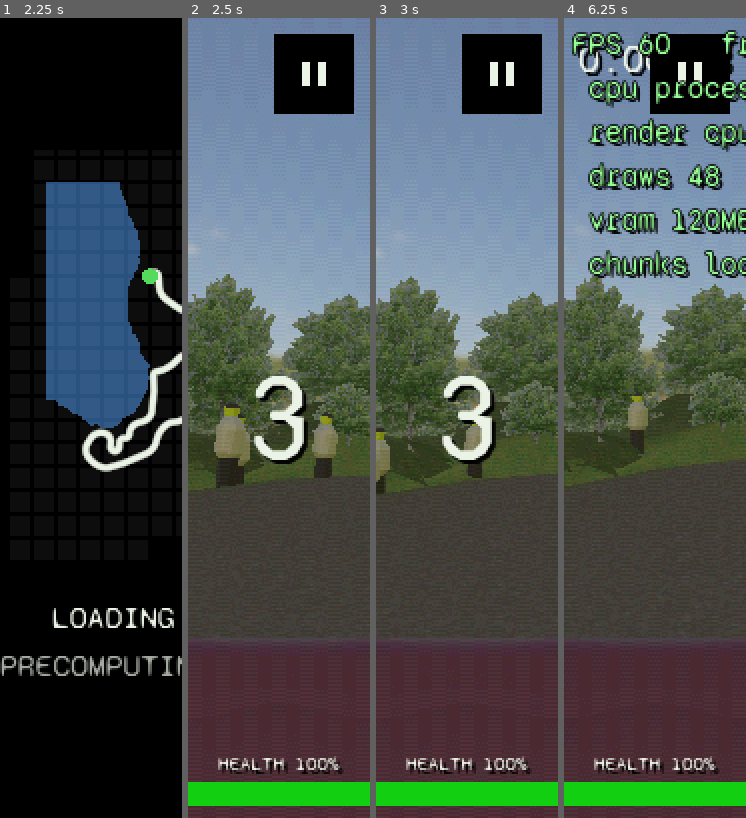
Above: before the commit, frames 1-4 (left to right).
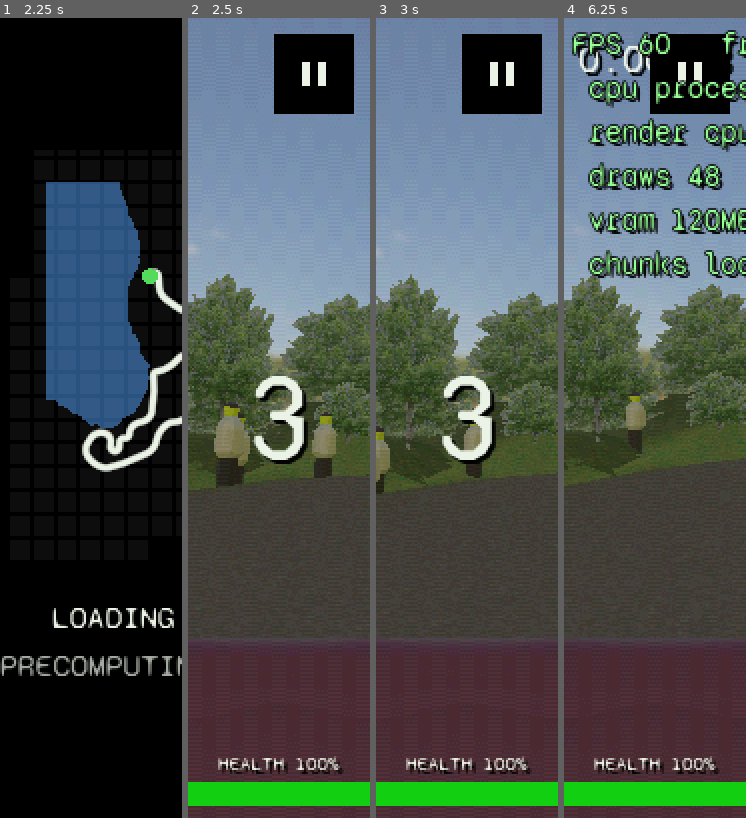
Above: after the commit, the same moments.

Repository: felixxwu/TAPPA
Game: Godot game, scene res://main.tscn
The game is run twice, just before and just after one commit, with the same random seed, the same clock (stepped at 60 frames per second) and the same inputs. This scene is started directly instead of the project's main scene.
Inputs (mouse positions are in pixels of both pictures, inside the frame that each line leads up to):
- Up to frame 1 (2.25 s): tap Enter (menu_select) at 0.5 s; move the mouse to (131, 378) at 0.52 s; hold Right (menu_right) 0.53-1.25 s; tap C (cycle_camera) at 0.6 s; click (131, 378) at 0.67 s; click (125, 74) at 1.25 s; tap R (reset_car) at 2 s; drag from (54, 458) to (81, 578) at 2.02 s
- Up to frame 2 (2.5 s): no input
- Up to frame 3 (3 s): move the mouse to (485, 242) at 2.77 s; hold Right (menu_right) from 2.78 s (still down); tap P (toggle_perf_overlay) at 2.85 s
- Up to frame 4 (6.25 s): release Right (menu_right) at 3.5 s; drag from (645, 578) to (600, 298) at 3.52 s; move the mouse to (709, 538) at 4.27 s; hold Left (menu_left) 4.28-5 s; tap Alt at 4.35 s; drag from (600, 298) to (627, 218) at 5.02 s; move the mouse to (664, 418) at 5.77 s; hold S (brake_reverse) from 5.78 s (still down); tap K at 5.85 s; click (664, 418) at 5.92 s

Frame 1 is identical in both runs. In frame 2, 2.2% of the frame differs, in the area x 0-100%, y 32-59%; in frame 3, 3.0%; in frame 4, 5.8%, in the area x 0-100%, y 32-58%.

Commit message:
Speed up terrain carve pass with packed arrays and per-row disc clamping

Diff:
--- a/project.godot
+++ b/project.godot
@@ -16,6 +16,19 @@
 config/features=PackedStringArray("4.6", "GL Compatibility")
 config/icon="res://icon.svg"
 
+[audio]
+
+; Web exports are single-threaded (thread_support=false): audio is mixed on the
+; MAIN thread, interleaved with the game loop, instead of on a dedicated audio
+; thread like desktop. With the aggressive 30 fps thermal cap on mobile/web
+; (target_fps_mobile, see world.gd / game_config.gd) the main thread sleeps
+; ~33 ms between frames, so the default 15 ms output buffer drains and underruns
+; -> audible crackle/breakup. A larger latency gives the buffer enough slack to
+; survive the gap between frame-driven refills. Only the .web override changes;
+; desktop keeps Godot's tight default.
+driver/output_latency=15
+driver/output_latency.web=120
+
 [autoload]
 
 Config="*res://scripts/config.gd"
--- a/scripts/terrain_manager.gd
+++ b/scripts/terrain_manager.gd
@@ -12,7 +12,10 @@
 const CELL_M := 1.0                          # grid cell size (PS1 low-poly terrain)
 const SAMPLES := int(CHUNK_M / CELL_M) + 1   # 51 height vertices per edge
 const RADIUS := 3                            # ring radius -> (2*RADIUS+1)^2 = 7x7
-const ROAD_SAMPLE_STEP_M := 0.25        # centerline sampling density for bake_road
+# Centerline sampling density for the road flatten pass. Cells are CELL_M (1 m)
+# wide and each cell takes its nearest sample's height, so sampling finer than the
+# grid just re-picks the same cell many times; 1 m matches the grid.
+const ROAD_SAMPLE_STEP_M := 1.0
 # Cliffs & drops (features/terrain.md). The cliff pass walks the centerline coarser
 # than the road (camber varies over cliff_wavelength_m ≫ a cell, and the stamp band
 # is ~10-20× wider), so the sample density is the main cost lever.
@@ -621,6 +624,13 @@
 	# fills 0.5 -> 1. So the preview line keeps advancing through the cliff pass instead
 	# of sitting full-white while it runs.
 	var flatten_ceiling := 0.5 if _cliffs_active() else 1.0
+	# Each grid point near the road is touched by ~(2·reach/ROAD_SAMPLE_STEP_M)
+	# overlapping stamp boxes, but only its NEAREST centerline sample decides its
+	# fields. So the walk stores just the nearest sample's payload (height / tarmac)
+	# keyed by squared distance — no per-stamp ramp, no sqrt — and the blend ramp is
+	# computed ONCE per touched point in the finalize pass below. `outer_sq` rejects
+	# out-of-band cells (smooth_ramp is 0 at/beyond outer) without a sqrt.
+	var outer_sq := outer * outer
 	for i in range(1, poly.size()):
 		if i % yield_stride == 0:
 			# Report carve progress (fraction of the centerline flattened so far) and,
@@ -646,23 +656,28 @@
 			var cbz := floori(p.y / CELL_M)
 			for dz in range(-reach, reach + 1):
 				for dx in range(-reach, reach + 1):
-					# Vertex (grid point) -> height field.
+					# Vertex (grid point) -> nearest sample's height (ramp deferred).
 					var v := Vector2i(vbx + dx, vbz + dz)
-					var dv := Vector2(v.x * CELL_M, v.y * CELL_M).distance_to(p)
-					var wv := smooth_ramp(dv, inner, outer)
-					if wv > 0.0 and (not v_best.has(v) or dv < v_best[v]):
-						v_best[v] = dv
+					var dvx := v.x * CELL_M - p.x
+					var dvz := v.y * CELL_M - p.y
+					var dvsq := dvx * dvx + dvz * dvz
+					if dvsq < outer_sq and (not v_best.has(v) or dvsq < v_best[v]):
+						v_best[v] = dvsq
 						rh[v] = y
-						rb[v] = wv
-					# Cell (centre) -> colour + surface fields (same nearest sample).
+					# Cell (centre) -> nearest sample's tarmac (colour ramp deferred).
 					var c := Vector2i(cbx + dx, cbz + dz)
-					var dc := Vector2((c.x + 0.5) * CELL_M, (c.y + 0.5) * CELL_M).distance_to(p)
-					var wc := smooth_ramp(dc, inner, outer)
-					if wc > 0.0 and (not c_best.has(c) or dc < c_best[c]):
-						c_best[c] = dc
-						tw[c] = wc
+					var dcx := (c.x + 0.5) * CELL_M - p.x
+					var dcz := (c.y + 0.5) * CELL_M - p.y
+					var dcsq := dcx * dcx + dcz * dcz
+					if dcsq < outer_sq and (not c_best.has(c) or dcsq < c_best[c]):
+						c_best[c] = dcsq
 						ts[c] = tarmac
 		dist_m += seg_len
+	# Finalize: one ramp evaluation per touched vertex / cell (was per stamp).
+	for v in v_best:
+		rb[v] = smooth_ramp(sqrt(v_best[v]), inner, outer)
+	for c in c_best:
+		tw[c] = smooth_ramp(sqrt(c_best[c]), inner, outer)
 	road_heights = rh
 	road_blend = rb
 	track_weights = tw
@@ -759,12 +774,43 @@
 	var reach := int(ceil(outer / CELL_M)) + 1
 	var camber_noise := _make_camber_noise()
 
-	var v_best: Dictionary = {}   # vertex -> nearest sample distance so far
-	var base: Dictionary = {}     # vertex -> side·camber·profile at the nearest sample
-	var buckets: Dictionary = {}  # vertex -> bitmask of occupied bearing buckets
+	var poly := centerline.tessellate()
+	# The stamp touches a huge disc per sample (reach ≈ cliff_run + cliff_fade + band,
+	# tens of cells), and every touched vertex is hit by dozens of overlapping samples.
+	# Vector2i-keyed Dictionaries made each of those millions of touches a hash lookup;
+	# back the three fields with FLAT packed arrays indexed over the track's bounding
+	# box instead, turning every touch into an O(1) array index. Bit-identical to the
+	# dictionary version — same nearest-sample base, same bucket union — just faster.
+	var min_gx := 0x7fffffff
+	var min_gz := 0x7fffffff
+	var max_gx := -0x7fffffff
+	var max_gz := -0x7fffffff
+	for pt in poly:
+		var gx := roundi(pt.x / CELL_M)
+		var gz := roundi(pt.y / CELL_M)
+		min_gx = mini(min_gx, gx)
+		max_gx = maxi(max_gx, gx)
+		min_gz = mini(min_gz, gz)
+		max_gz = maxi(max_gz, gz)
+	# The stamp reaches `reach` cells past the nearest centerline vertex, so pad the box
+	# by reach (+1 for the roundi slack). Every (vbx±dx, vbz±dz) then lands in range.
+	var pad := reach + 1
+	var box_x0 := min_gx - pad
+	var box_z0 := min_gz - pad
+	var box_w := (max_gx - min_gx) + 2 * pad + 1
+	var box_h := (max_gz - min_gz) + 2 * pad + 1
+	var n := box_w * box_h
+	var v_best := PackedFloat32Array()   # nearest sample SQUARED distance (INF = untouched)
+	v_best.resize(n)
+	v_best.fill(INF)
+	var base := PackedFloat32Array()     # side·camber·profile at the nearest sample
+	base.resize(n)
+	# Bitmask of occupied bearing buckets (union over all samples). 48 buckets need bit
+	# 47, so this must be 64-bit — a 32-bit array would overflow on 1 << 47.
+	var buckets := PackedInt64Array()
+	buckets.resize(n)
+
 	var bucket_span := TAU / float(CLIFF_BEARING_BUCKETS)
-
-	var poly := centerline.tessellate()
 	var dist_m := 0.0
 	var yield_stride := maxi(1, (poly.size() - 1) / 40)
 	var denom := maxf(float(poly.size() - 1), 1.0)
@@ -789,30 +835,50 @@
 			var camber := _camber(camber_noise, dist_m + t * seg_len)
 			var vbx := roundi(p.x / CELL_M)
 			var vbz := roundi(p.y / CELL_M)
+			var cx := p.x / CELL_M - vbx   # fractional column of p within the box
+			var row := (vbz - box_z0) * box_w + (vbx - box_x0)
 			for dz in range(-reach, reach + 1):
-				for dx in range(-reach, reach + 1):
-					var v := Vector2i(vbx + dx, vbz + dz)
-					var off := Vector2(v.x * CELL_M, v.y * CELL_M) - p
-					if off.length_squared() > outer_sq:   # corner reject before the sqrt
-						continue
-					var dv := off.length()
-					# Bearing bucket for the wrap test (vertex → sample direction).
-					if dv > 0.0001:
-						var ang := atan2(-off.y, -off.x) + PI   # 0..TAU
-						var bit := int(ang / bucket_span) % CLIFF_BEARING_BUCKETS
-						buckets[v] = int(buckets.get(v, 0)) | (1 << bit)
-					if not v_best.has(v) or dv < v_best[v]:
-						v_best[v] = dv
-						# side = sign of the tangent × offset cross product.
-						var cross := tangent.x * off.y - tangent.y * off.x
-						base[v] = signf(cross) * camber * _cliff_profile(dv, inner, rise, outer)
+				var offy := (vbz + dz) * CELL_M - p.y   # constant across the row
+				var rem := outer_sq - offy * offy
+				if rem < 0.0:
+					continue   # whole row is outside the influence disc
+				# Only the dx span whose vertices fall inside the disc — skip the box
+				# corners entirely instead of visiting and rejecting them. Widened to a
+				# superset (floor/ceil) with the osq guard kept authoritative, so the
+				# result is identical to walking the full square.
+				var half := sqrt(rem) / CELL_M
+				var dx_lo := maxi(-reach, int(floor(cx - half)))
+				var dx_hi := mini(reach, int(ceil(cx + half)))
+				var li := row + dz * box_w + dx_lo
+				for dx in range(dx_lo, dx_hi + 1):
+					var offx := (vbx + dx) * CELL_M - p.x
+					var osq := offx * offx + offy * offy
+					if osq <= outer_sq:   # inside the influence disc
+						# Bearing bucket for the wrap test (vertex → sample direction).
+						if osq > 1e-8:
+							var ang := atan2(-offy, -offx) + PI   # 0..TAU
+							var bit := int(ang / bucket_span) % CLIFF_BEARING_BUCKETS
+							buckets[li] = buckets[li] | (1 << bit)
+						# Nearest sample decides base — compare on squared distance and
+						# pay the sqrt only on the (rare) update, for the profile lookup.
+						if osq < v_best[li]:
+							v_best[li] = osq
+							# side = sign of the tangent × offset cross product.
+							var cross := tangent.x * offy - tangent.y * offx
+							base[li] = signf(cross) * camber * _cliff_profile(sqrt(osq), inner, rise, outer)
+					li += 1
 		dist_m += seg_len
 
-	for v in base.keys():
-		var span := _bucket_span_deg(int(buckets.get(v, 0)))
-		var val: float = base[v] * (1.0 - _contested_from_span(span)) * eff_max
+	# Fold the wrap span into the contested flatten over every touched vertex.
+	for li in n:
+		if is_inf(v_best[li]):
+			continue
+		var span := _bucket_span_deg(buckets[li])
+		var val := base[li] * (1.0 - _contested_from_span(span)) * eff_max
 		if absf(val) > 0.0001:
-			cliff_offsets[v] = val
+			var gz := box_z0 + li / box_w
+			var gx := box_x0 + li % box_w
+			cliff_offsets[Vector2i(gx, gz)] = val
 
 
 # Apply a track: bake the weighted height + road-blend fields from the centerline,
--- a/scripts/world.gd
+++ b/scripts/world.gd
@@ -13,6 +13,13 @@
 # so the staged-loading awaits collapse to no-ops and tests see a fully-built
 # world the instant main.tscn is instantiated, exactly as before this overlay.
 var _headless := false
+
+# Per-stage load timing. Each _stage() boundary closes the previous stage and
+# logs its wall-clock cost, so the real load-time split (track search vs carve vs
+# chunk precompute vs foliage) is visible in the console. Silent under headless.
+var _stage_t0 := 0
+var _stage_label := ""
+var _load_t0 := 0
 
 
 func _ready() -> void:
@@ -119,6 +126,7 @@
 	($CameraManager as CameraManager).refresh_bonnet_offset()
 
 	await _generate_track(cfg, loading)
+	_end_load_timing()
 
 	# The stage finish is handled in EVERY mode: a session run reports the event to
 	# the orchestrator; free roam / a dev boot has no session, so the finish panel's
@@ -203,9 +211,27 @@
 # paints before the next blocking generation call. Collapses to a synchronous
 # no-op under headless (via _yield_frame), so tests still see a fully-built world.
 func _stage(loading: LoadingScreen, label: String) -> void:
+	if not _headless:
+		var now := Time.get_ticks_msec()
+		if _stage_label != "":
+			print("load stage: %-26s %5d ms" % [_stage_label, now - _stage_t0])
+		else:
+			_load_t0 = now
+		_stage_label = label
+		_stage_t0 = now
 	if loading != null:
 		loading.set_step(label)
 	await _yield_frame()
+
+
+# Close the final stage and print the total. Called once generation is done.
+func _end_load_timing() -> void:
+	if _headless or _stage_label == "":
+		return
+	var now := Time.get_ticks_msec()
+	print("load stage: %-26s %5d ms" % [_stage_label, now - _stage_t0])
+	print("load total: %d ms" % (now - _load_t0))
+	_stage_label = ""
 
 
 # Get-or-create a named child: return the existing node with `node_name` if one is
Not shown, changed: features/engine-audio.md
Not shown, changed: features/terrain.md
Not shown, changed: todo/performance-optimisations.md
